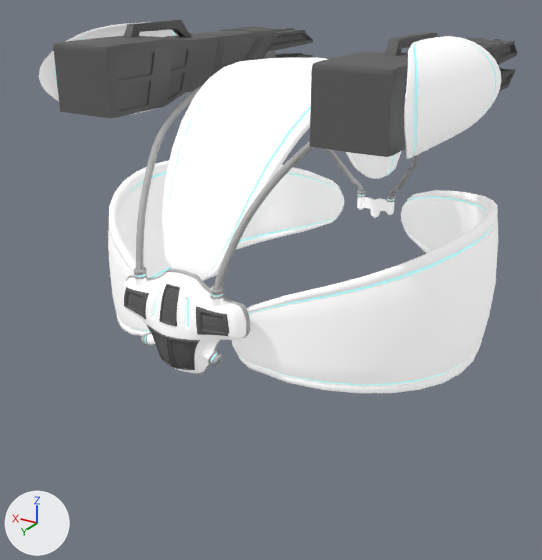
The FBX model Assets/Rollout Core/Rigs/FBX_nextgen.fbx, before and after one commit.
Before and after are seen from a 50 mm camera at (-0.144, 0.263, 0.191) aimed at (0.002, 0.021, 0.07). Arrows for +X, +Y and +Z are at lower left; the lights stay in place. Where no turn or scale is listed for an object, it has been applied to the vertices.

The older version as bpy lines, for what is in view:
```python
me_mesh = bpy.data.meshes.new('Mesh')
me_mesh.from_pydata(...)  # 18281 vertices, 18032 faces; spans x -0.081..0.081, y -0.093..0.091, z -0.029..0.094
# faces by material slot: [3288, 620, 3838, 52, 10234]
me_mesh.materials.append(mat_white_trans_blinn)  # white #f7f7f7
me_mesh.materials.append(mat_blue_blinn)  # cyan #00e6e6
me_mesh.materials.append(mat_darkrigblinn)  # dark grey #616161
me_mesh.materials.append(mat_blinn11)  # grey #bcbcbc
me_mesh.materials.append(mat_lambert1)  # grey #bcbcbc
ob_nextgenrig = bpy.data.objects.new('_nextgenRig', me_mesh)
ob_nextgenrig.location = (0.0, 0.0, 0.0742)
```
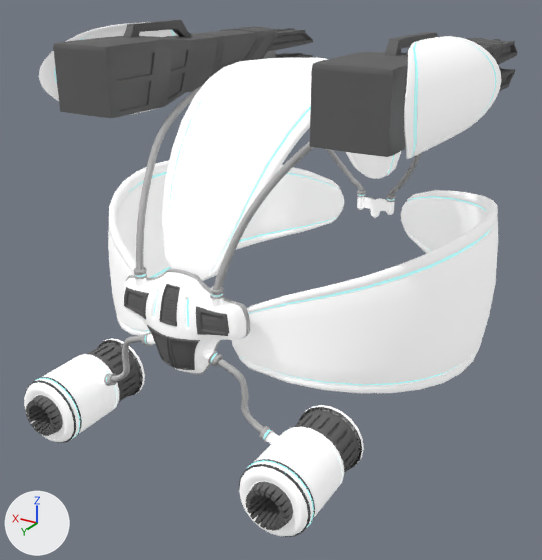
Where the newer file only moved an object's origin or applied its transform, the numbers keep the older frame.

What differs and where, as boxes (x1, y1, x2, y2) in the pictures (542 x 560 px):
'_nextgenRig', reshaped (38% taller)
    before: (39, 19, 518, 393)
    after: (24, 19, 518, 537)
part 1 of me_mesh, added
    after: (100, 373, 117, 386)
part 2 of me_mesh, added
    after: (259, 426, 280, 444)
part 3 of me_mesh, added
    after: (239, 405, 364, 537)
part 4 of me_mesh, added
    after: (24, 338, 145, 443)
part 5 of me_mesh, built on
    before: (143, 333, 223, 366)
    after: (111, 333, 264, 433)

Diff of the bpy script that builds the scene:
```diff
--- a/Assets/Rollout Core/Rigs/FBX_nextgen.fbx.py
+++ b/Assets/Rollout Core/Rigs/FBX_nextgen.fbx.py
@@ me_mesh @@
-me_mesh.from_pydata(...)  # 18281 vertices, 18032 faces; spans x -0.081..0.081, y -0.093..0.091, z -0.029..0.094
+me_mesh.from_pydata(...)  # 27529 vertices, 27262 faces; spans x -0.081..0.081, y -0.093..0.108, z -0.051..0.094
+# me_mesh part 1: the loose piece of 520 vertices spanning x -0.016..-0.007, y 0.082..0.086, z -0.009..-0.002 is copied, and the copy is turned 180 degrees about the x axis through its middle, then moved by (0.049, 0.0, -0.025); it spans x 0.032..0.042, y 0.082..0.086, z -0.033..-0.026
+# me_mesh part 2: the loose piece of 520 vertices spanning x -0.016..-0.007, y 0.082..0.086, z -0.009..-0.002 is copied, and the copy is multiplied about its middle by the matrix ((-1.0, 0.0, 0.0), (0.0, -1.0, 0.0), (0.0, 0.0, -1.0)), then moved by (-0.025, 0.0, -0.025); it spans x -0.042..-0.032, y 0.082..0.086, z -0.033..-0.026
+# me_mesh part 3: a new loose piece of 1920 vertices spanning x -0.061..-0.035, y 0.062..0.108, z -0.051..-0.025
+# me_mesh part 4: a new loose piece of 1860 vertices spanning x 0.035..0.061, y 0.062..0.108, z -0.051..-0.025
+# me_mesh part 5: 100 vertices moved within x -0.016..0.016, y 0.083..0.085, z -0.008..-0.005; 4428 vertices added at x -0.036..0.036, y 0.083..0.085, z -0.031..-0.005
 me_mesh.materials.append(mat_white_trans_blinn)
@@ me_mesh @@
 me_mesh.materials.append(mat_lambert1)
+me_mesh.materials.append(mat_darkrigblinn1)  # dark grey #616161
+me_mesh.materials.append(mat_white_trans_blinn1)  # white #f7f7f7
+me_mesh.materials.append(mat_blue_blinn1)  # cyan #00e6e6
+me_mesh.materials.append(mat_ropelambert1)  # grey #bcbcbc
+me_mesh.materials.append(mat_lambert2)  # grey #bcbcbc
+me_mesh.materials.append(mat_ropelambert)  # grey #bcbcbc
```
